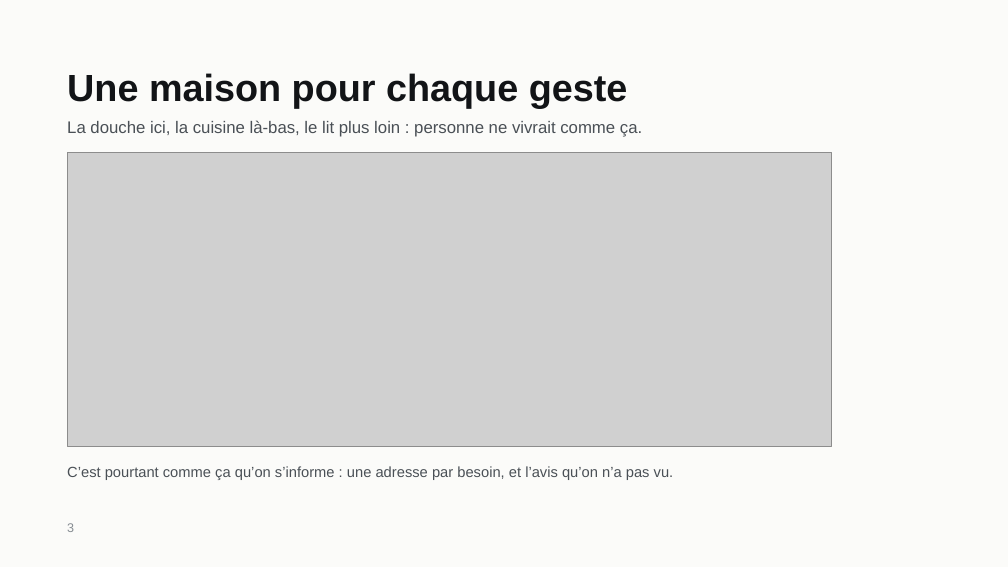
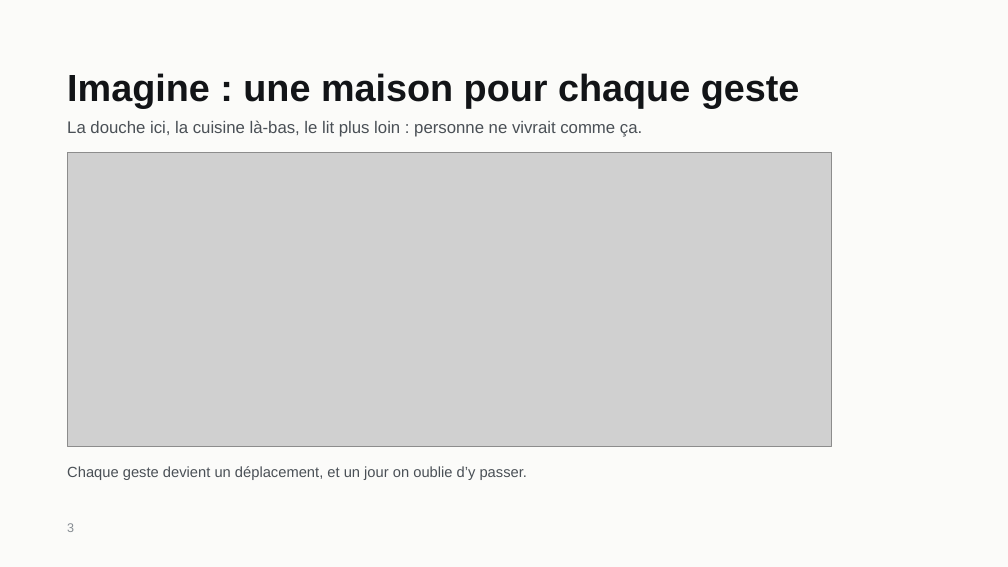
Before and after one commit to gotflo/saguenay_aujourdhui, a slide deck: slide 3 of Saguenay-Aujourdhui.pptx. Drawn at 1008x567 pixels with LibreOffice and Linux fonts; fonts in the diff are those of the drawing; grey boxes stand for pictures. Boxes give left, top, right and bottom in pixels: in the first picture for what was removed or moved away, otherwise in the second. Text is boxed around its words. In the diff, an @@ line names an element or a change of style, - is before the commit and + after.

Commit message:
Une présentation qui se comprend sans présentateur
24 diapos avec de vraies captures de l'app : l'essentiel en 30 secondes,
les maisons éparpillées, ce qui est nouveau, les douze sources, le widget,
les alertes, les travaux et voies fermées, l'achalandage des urgences, le
bus, l'assistant, les proches et ce que l'app évite au quotidien.

```diff
--- a/Saguenay-Aujourdhui.pptx
+++ b/Saguenay-Aujourdhui.pptx
@@ title at (x1=67, y1=73, x2=800, y2=108): text changed @@
-Une maison pour chaque geste
+Imagine : une maison pour chaque geste
@@ text at (x1=67, y1=466, x2=527, y2=480): text changed @@
-C’est pourtant comme ça qu’on s’informe : une adresse par besoin, et l’avis qu’on n’a pas vu.
+Chaque geste devient un déplacement, et un jour on oublie d’y passer.
```
Also in this commit, not shown: 3 other slides changed, 17 slides added, 11 slides removed.
